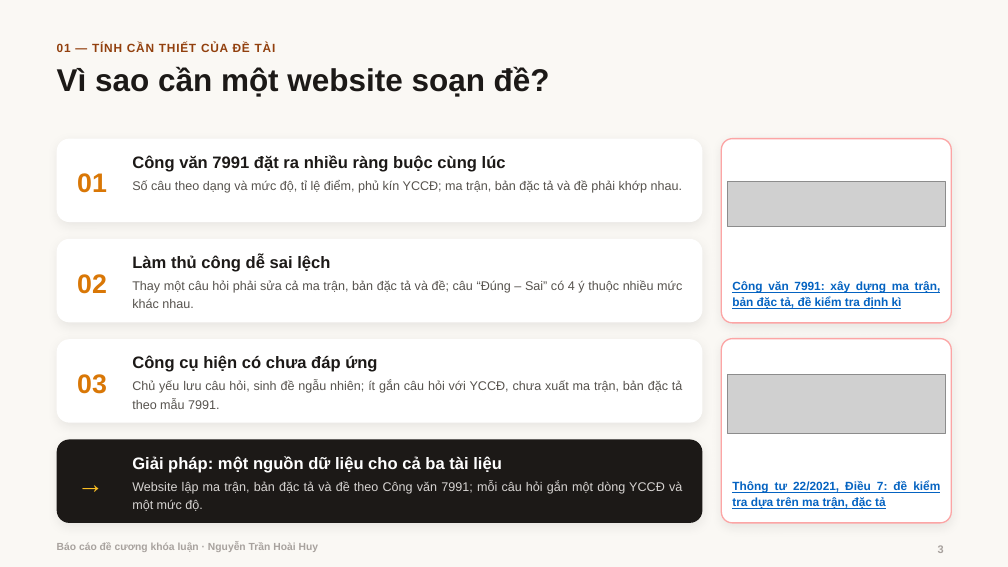
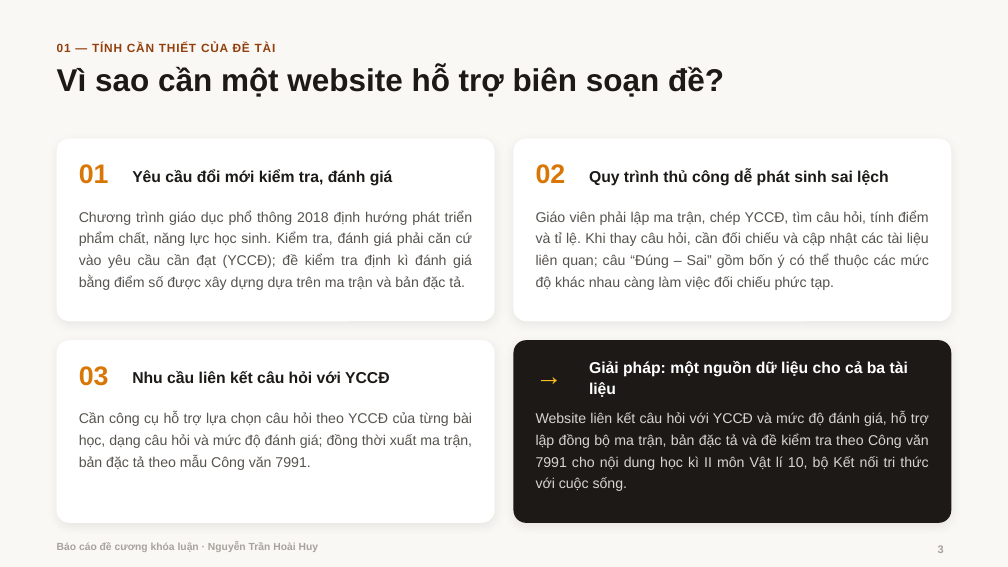
Before and after one commit to hoaihuy2609/kltn, a slide deck: slide 3 of tai-ve/Bao_cao_de_cuong.pptx. Drawn at 1008x567 pixels with LibreOffice and Linux fonts; fonts in the diff are those of the drawing; grey boxes stand for pictures; background and template pictures are left out. Boxes give left, top, right and bottom in pixels: in the first picture for what was removed or moved away, otherwise in the second. Text is boxed around its words. In the diff, an @@ line names an element or a change of style, - is before the commit and + after.

```diff
--- a/tai-ve/Bao_cao_de_cuong.pptx
+++ b/tai-ve/Bao_cao_de_cuong.pptx
@@ title at (x1=57, y1=66, x2=724, y2=97): text changed @@
-Vì sao cần một website soạn đề?
+Vì sao cần một website hỗ trợ biên soạn đề?
@@ rounded rectangle resized from (x1=57, y1=138, x2=702, y2=222) to (x1=57, y1=138, x2=495, y2=321) @@
@@ proportions changed in 4 elements at (x1=57, y1=138, x2=495, y2=321), (x1=57, y1=340, x2=495, y2=523), (x1=513, y1=340, x2=951, y2=523), (x1=513, y1=138, x2=951, y2=321) @@
@@ rounded rectangle resized from (x1=57, y1=239, x2=702, y2=322) to (x1=513, y1=138, x2=951, y2=321) @@
@@ rounded rectangle removed at (x1=721, y1=138, x2=951, y2=323) @@
@@ text "01" moved from (x1=77, y1=173, x2=107, y2=193) to (x1=79, y1=164, x2=109, y2=184) @@
@@ text at (x1=132, y1=169, x2=393, y2=186): text changed; size 15.8 to 15 pt @@
-Công văn 7991 đặt ra nhiều ràng buộc cùng lúc
+Yêu cầu đổi mới kiểm tra, đánh giá
@@ text "02" moved from (x1=77, y1=274, x2=107, y2=294) to (x1=536, y1=164, x2=566, y2=184) @@
@@ text at (x1=589, y1=169, x2=888, y2=186): text changed; size 15.8 to 15 pt @@
-Làm thủ công dễ sai lệch
+Quy trình thủ công dễ phát sinh sai lệch
@@ picture removed at (x1=727, y1=181, x2=945, y2=226) @@
@@ text at (x1=79, y1=210, x2=473, y2=290): text changed; size 12 to 13.5 pt @@
-Số câu theo dạng và mức độ, tỉ lệ điểm, phủ kín YCCĐ; ma trận, bản đặc tả và đề phải khớp nhau.
+Chương trình giáo dục phổ thông 2018 định hướng phát triển phẩm chất, năng lực học sinh. Kiểm tra, đánh giá phải căn cứ vào yêu cầu cần đạt (YCCĐ); đề kiểm tra định kì đánh giá bằng điểm số được xây dựng dựa trên ma trận và bản đặc tả.
@@ text at (x1=536, y1=210, x2=929, y2=290): text changed; size 12 to 13.5 pt @@
-Thay một câu hỏi phải sửa cả ma trận, bản đặc tả và đề; câu “Đúng – Sai” có 4 ý thuộc nhiều mức khác nhau.
+Giáo viên phải lập ma trận, chép YCCĐ, tìm câu hỏi, tính điểm và tỉ lệ. Khi thay câu hỏi, cần đối chiếu và cập nhật các tài liệu liên quan; câu “Đúng – Sai” gồm bốn ý có thể thuộc các mức độ khác nhau càng làm việc đối chiếu phức tạp.
@@ text removed at (x1=732, y1=281, x2=941, y2=309) @@
-Công văn 7991: xây dựng ma trận, bản đặc tả, đề kiểm tra định kì
@@ rounded rectangle resized from (x1=57, y1=340, x2=702, y2=423) to (x1=57, y1=340, x2=495, y2=523) @@
@@ text "03" moved from (x1=77, y1=374, x2=107, y2=394) to (x1=79, y1=366, x2=109, y2=386) @@
@@ vertical alignment top to middle in 3 elements at (x1=589, y1=169, x2=888, y2=186), (x1=132, y1=169, x2=393, y2=186), (x1=132, y1=371, x2=390, y2=383) @@
@@ rounded rectangle resized from (x1=57, y1=439, x2=702, y2=523) to (x1=513, y1=340, x2=951, y2=523) @@
@@ line spacing 1.11 to 0.94 in 4 elements at (x1=79, y1=366, x2=109, y2=386), (x1=79, y1=164, x2=109, y2=184), (x1=536, y1=164, x2=566, y2=184), (x1=535, y1=355, x2=586, y2=399) @@
@@ text "→" moved from (x1=77, y1=439, x2=132, y2=523) to (x1=535, y1=355, x2=586, y2=399) @@
@@ text "Giải pháp: một nguồn dữ ..." moved from (x1=132, y1=456, x2=502, y2=473) to (x1=589, y1=361, x2=908, y2=397) @@
@@ text "Giải pháp: một nguồn dữ ..." at (x1=589, y1=361, x2=908, y2=397): size 15.8 to 15 pt; alignment justified to left; vertical alignment top to middle @@
@@ rounded rectangle removed at (x1=721, y1=339, x2=951, y2=523) @@
@@ text at (x1=132, y1=371, x2=390, y2=383): text changed; size 15.8 to 15 pt @@
-Công cụ hiện có chưa đáp ứng
+Nhu cầu liên kết câu hỏi với YCCĐ
@@ picture removed at (x1=727, y1=374, x2=945, y2=434) @@
@@ text at (x1=79, y1=412, x2=472, y2=470): text changed; size 12 to 13.5 pt @@
-Chủ yếu lưu câu hỏi, sinh đề ngẫu nhiên; ít gắn câu hỏi với YCCĐ, chưa xuất ma trận, bản đặc tả theo mẫu 7991.
+Cần công cụ hỗ trợ lựa chọn câu hỏi theo YCCĐ của từng bài học, dạng câu hỏi và mức độ đánh giá; đồng thời xuất ma trận, bản đặc tả theo mẫu Công văn 7991.
@@ text at (x1=536, y1=412, x2=929, y2=491): text changed; size 12 to 13.5 pt @@
-Website lập ma trận, bản đặc tả và đề theo Công văn 7991; mỗi câu hỏi gắn một dòng YCCĐ và một mức độ.
+Website liên kết câu hỏi với YCCĐ và mức độ đánh giá, hỗ trợ lập đồng bộ ma trận, bản đặc tả và đề kiểm tra theo Công văn 7991 cho nội dung học kì II môn Vật lí 10, bộ Kết nối tri thức với cuộc sống.
@@ text removed at (x1=732, y1=481, x2=940, y2=509) @@
-Thông tư 22/2021, Điều 7: đề kiểm tra dựa trên ma trận, đặc tả
```
Also in this commit, not shown: 4 other files.
